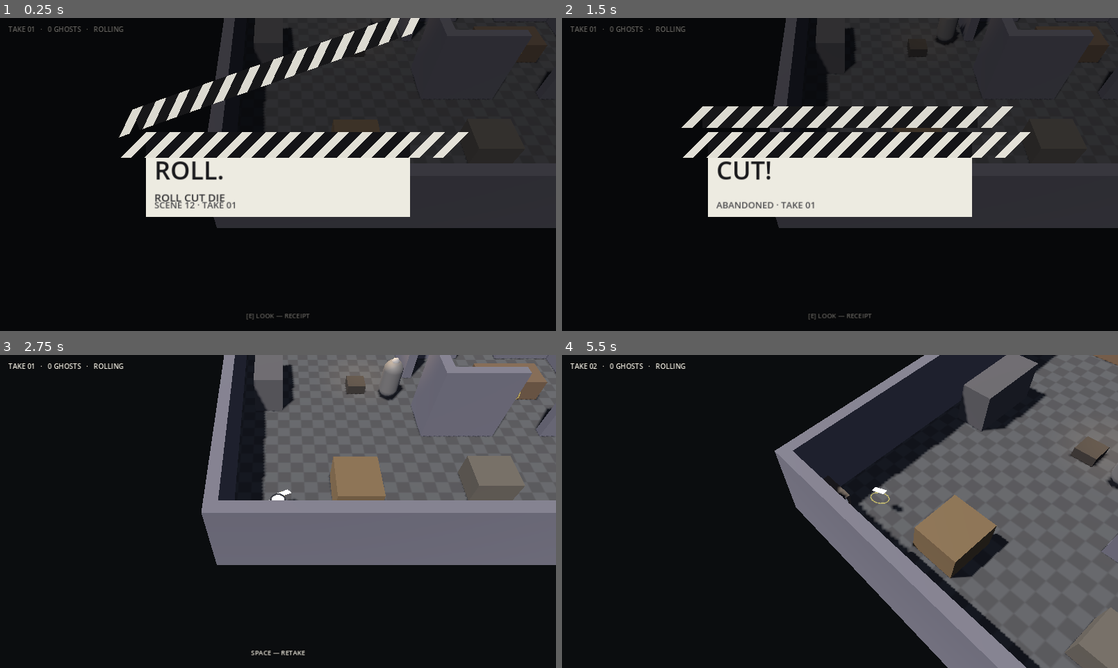
Above: before the commit, frames 1-4 (two rows, left to right).
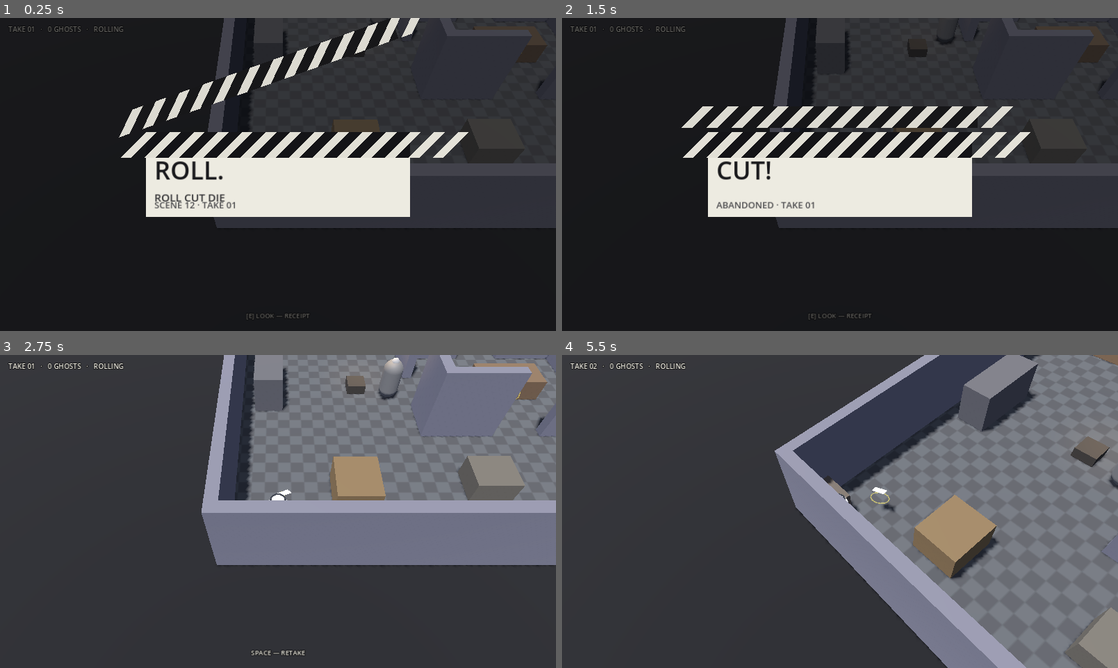
Above: after the commit, the same moments.

Repository: y22t19053/roll-cut-die
Game: Godot game, scene res://scenes/main/main.tscn
Two runs of this game, one before a commit and one after it. Both use one fixed random seed, a clock stepped at 60 frames per second and the inputs below.
Inputs (mouse positions are in pixels of both pictures, inside the frame that each line leads up to):
- Up to frame 1 (0.25 s): no input
- Up to frame 2 (1.5 s): tap Enter at 0.5 s; move the mouse to (962, 158) at 0.52 s; hold D (move_right) 0.53-1.28 s; tap C (cut) at 0.6 s; click (962, 158) at 0.67 s; move the mouse to (728, 190) at 1.27 s; hold S (move_back) from 1.28 s (still down); tap E (interact) at 1.35 s
- Up to frame 3 (2.75 s): move the mouse to (333, 442) at 2.02 s; release S (move_back) at 2.03 s; hold D (move_right) from 2.03 s (still down); tap R (report) at 2.1 s
- Up to frame 4 (5.5 s): move the mouse to (812, 574) at 2.77 s; release D (move_right) at 2.78 s; hold W (move_forward) 2.78-3.53 s; tap one key every 0.75 s from 2.85 s: Space (retake) 1 2 3; click (812, 574) at 2.92 s; move the mouse to (1006, 558) at 3.52 s; hold A (move_left) 3.53-5.03 s; move the mouse to (673, 464) at 4.27 s; move the mouse to (867, 511) at 5.02 s; hold S (move_back) from 5.03 s (still down); click (867, 511) at 5.17 s

The runs differ from the first frame. In frame 1, 0.5% of the frame differs, in the area x 44-100%, y 0-37%; in frame 2, 0.6%; in frame 3, 73%; in frame 4, 77%, in the area x 0-100%, y 0-100%.

Commit message:
Stage floor and high-key key light: the first windowed run showed the camera swinging outside the room into pure background, and a 58-degree sun stretching every wall into a black parallelogram
main.gd:_build_world now lays a 72x60 m matte stage floor under the set, raises the sun to 72 degrees with light_angular_distance 1.2 and a 34 m shadow distance, and lifts ambient to 0.95. Presentation only: no rule, collision or ROLL parameter changes.

PROJECT_STATUS section 2.1 records the first real-window evidence: dead zone 8 deg (yaw settles at 82 against a 90 facing), w saturating at 120 deg/s, roll at 12 deg, roll back to level in 0.35 s, all read live through godot_command eval. RCD_DECISION_LOG D-016 records the lighting decision and the two defects headless could never show.

Diff:
--- a/scripts/main.gd
+++ b/scripts/main.gd
@@ -120,23 +120,47 @@
 
 	var env := Environment.new()
 	env.background_mode = Environment.BG_COLOR
-	env.background_color = Color(0.045, 0.05, 0.06)
+	env.background_color = Color(0.02, 0.022, 0.026)
 	env.ambient_light_source = Environment.AMBIENT_SOURCE_COLOR
-	env.ambient_light_color = Color(0.55, 0.58, 0.68)
-	env.ambient_light_energy = 0.55
+	env.ambient_light_color = Color(0.62, 0.66, 0.76)
+	env.ambient_light_energy = 0.95
 	env.tonemap_mode = Environment.TONE_MAPPER_FILMIC
+	env.tonemap_exposure = 1.05
 	env.glow_enabled = false
 	var we := WorldEnvironment.new()
 	we.environment = env
 	add_child(we)
 
+	# The set stands on a stage floor. Without it the camera sees raw background
+	# every time a swing takes it outside the room's footprint, which reads as a
+	# hole in the world rather than as a dark stage.
+	var stage := MeshInstance3D.new()
+	stage.name = "Stage"
+	var stage_plane := PlaneMesh.new()
+	stage_plane.size = Vector2(72.0, 60.0)
+	stage.mesh = stage_plane
+	var stage_mat := StandardMaterial3D.new()
+	stage_mat.albedo_color = Color(0.085, 0.088, 0.098)
+	stage_mat.roughness = 1.0
+	stage.material_override = stage_mat
+	stage.position = Vector3(size_v.x * 0.5, -0.02, size_v.y * 0.5)
+	add_child(stage)
+
+	# Key light: high and slightly behind-left, the way a set is lit for
+	# coverage. A low sun stretched every wall into a black parallelogram that
+	# read as a pit in the floor.
 	var sun := DirectionalLight3D.new()
 	sun.name = "Sun"
-	sun.rotation_degrees = Vector3(-58.0, -38.0, 0.0)
-	sun.light_energy = 1.15
-	sun.light_color = Color(1.0, 0.96, 0.90)
+	sun.rotation_degrees = Vector3(-72.0, -32.0, 0.0)
+	sun.light_energy = 1.0
+	sun.light_color = Color(1.0, 0.97, 0.92)
 	sun.shadow_enabled = true
-	sun.directional_shadow_max_distance = 60.0
+	sun.light_angular_distance = 1.2
+	sun.directional_shadow_mode = DirectionalLight3D.SHADOW_PARALLEL_4_SPLITS
+	sun.directional_shadow_max_distance = 34.0
+	sun.directional_shadow_blend_splits = true
+	sun.shadow_bias = 0.04
+	sun.shadow_normal_bias = 1.0
 	add_child(sun)
 
 	# Two practicals so the room has depth and the office reads as "lit set".
Not shown, changed: docs/PROJECT_STATUS.md
Not shown, changed: docs/RCD_DECISION_LOG.md
